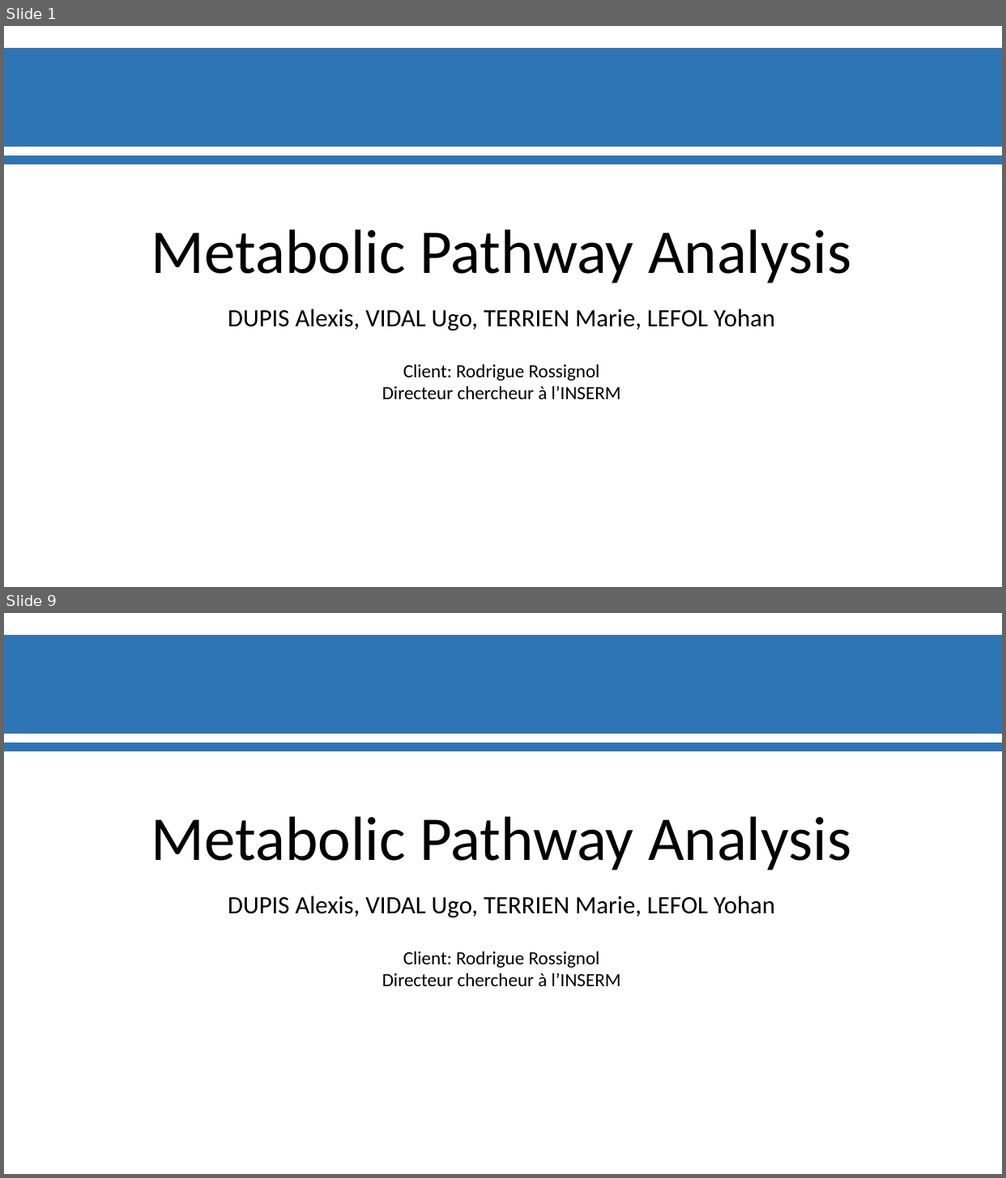
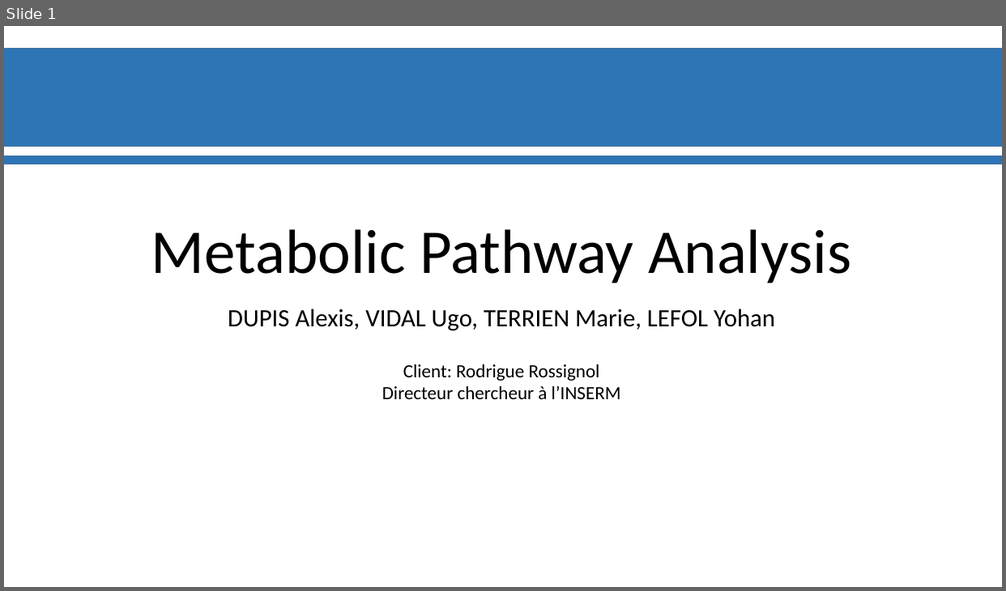
Before and after one commit to Ylefol/projet-INSERM_V5, a slide deck: Slides/Diapos_Suivit_projet.pptx. Shown one above the other, each under a label of ours: slides 1 and 9 before the commit, slide 1 after it; the slides between them are not shown. The pictures are 1006x1178 and 1006x591 pixels, drawn with LibreOffice and Linux fonts; fonts in the diff are those of the drawing; background and template pictures are left out. Boxes give left, top, right and bottom in pixels: in the first picture for what was removed or moved away, otherwise in the second. Text is boxed around its words. In the diff, an @@ line names an element or a change of style, - is before the commit and + after.

```diff
--- a/Slides/Diapos_Suivit_projet.pptx
+++ b/Slides/Diapos_Suivit_projet.pptx
@@ slide 1 removed at (4, 26, 1002, 587), background #FFFFFF; not listed: 3 template elements that a slide beside it also shows @@
@@ title removed at (151, 229, 852, 284) @@
-Metabolic Pathway Analysis
@@ subtitle removed at (228, 309, 775, 331) @@
-DUPIS Alexis, VIDAL Ugo, TERRIEN Marie, LEFOL Yohan
@@ what was slide 9 is now slide 1 @@
```
Also in this commit, not shown: 2 slides changed, 7 other slides removed, 1 other file.
